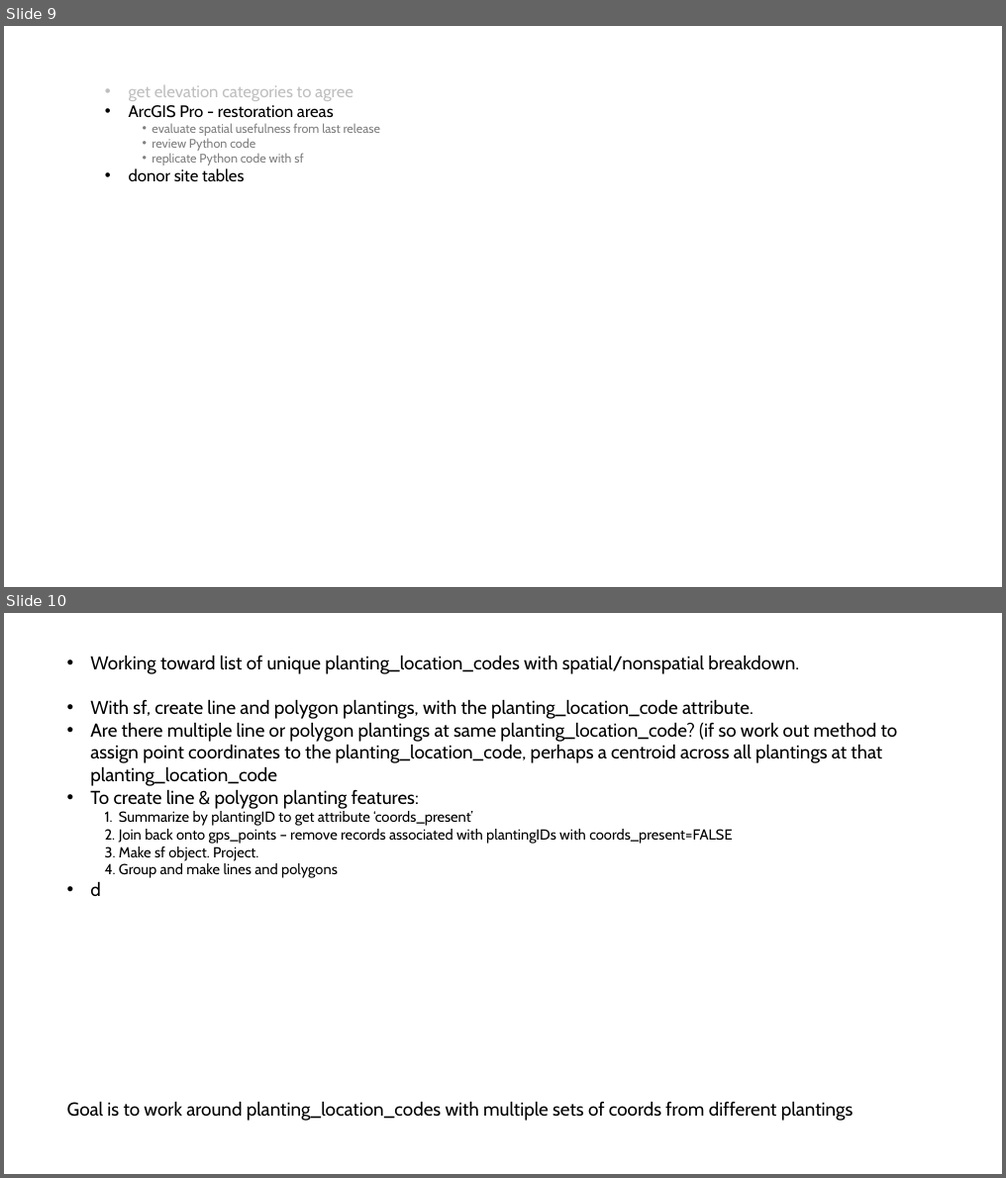
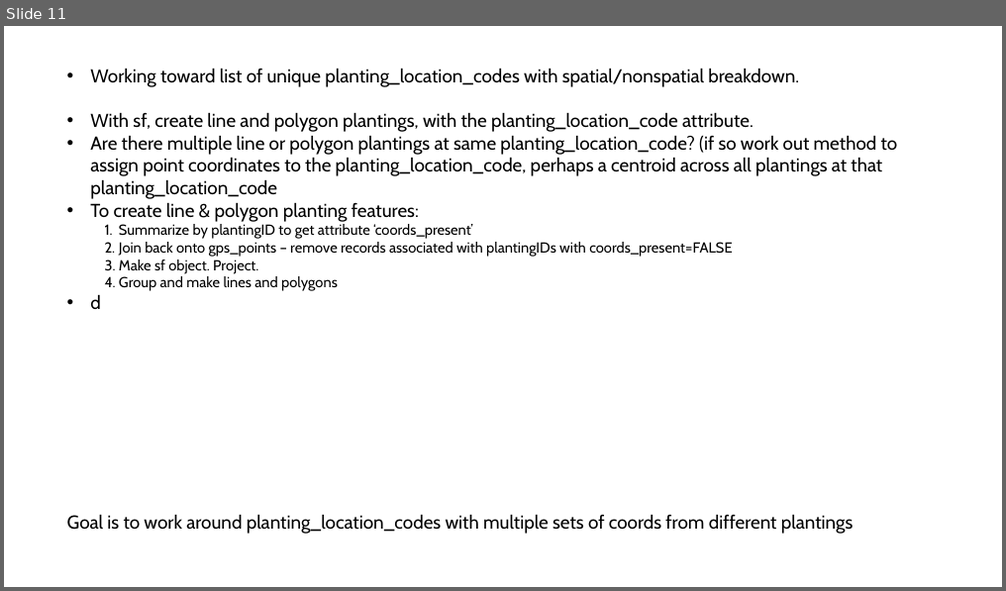
Before and after one commit to WA-Nearshore/seagrass-restoration-processing, a slide deck: docs/seagrass_restoration_storymap_notes.pptx. Shown one above the other, each under a label of ours: slides 9 and 10 before the commit, slide 11 after it. The pictures are 1006x1178 and 1006x591 pixels, drawn with LibreOffice and Linux fonts; fonts in the diff are those of the drawing. Boxes give left, top, right and bottom in pixels: in the first picture for what was removed or moved away, otherwise in the second. Text is boxed around its words. In the diff, an @@ line names an element or a change of style, - is before the commit and + after.

```diff
--- a/docs/seagrass_restoration_storymap_notes.pptx
+++ b/docs/seagrass_restoration_storymap_notes.pptx
@@ slide 9 removed at (x1=4, y1=26, x2=1002, y2=587), background #FFFFFF @@
@@ text removed at (x1=129, y1=85, x2=380, y2=182) @@
-• get elevation categories to agree
-• ArcGIS Pro - restoration areas
-  • evaluate spatial usefulness from last release
-  • review Python code
-  • replicate Python code with sf
-• donor site tables
@@ what was slide 10 is now slide 11 @@
```
Also in this commit, not shown: 2 slides changed, 1 slide added.
